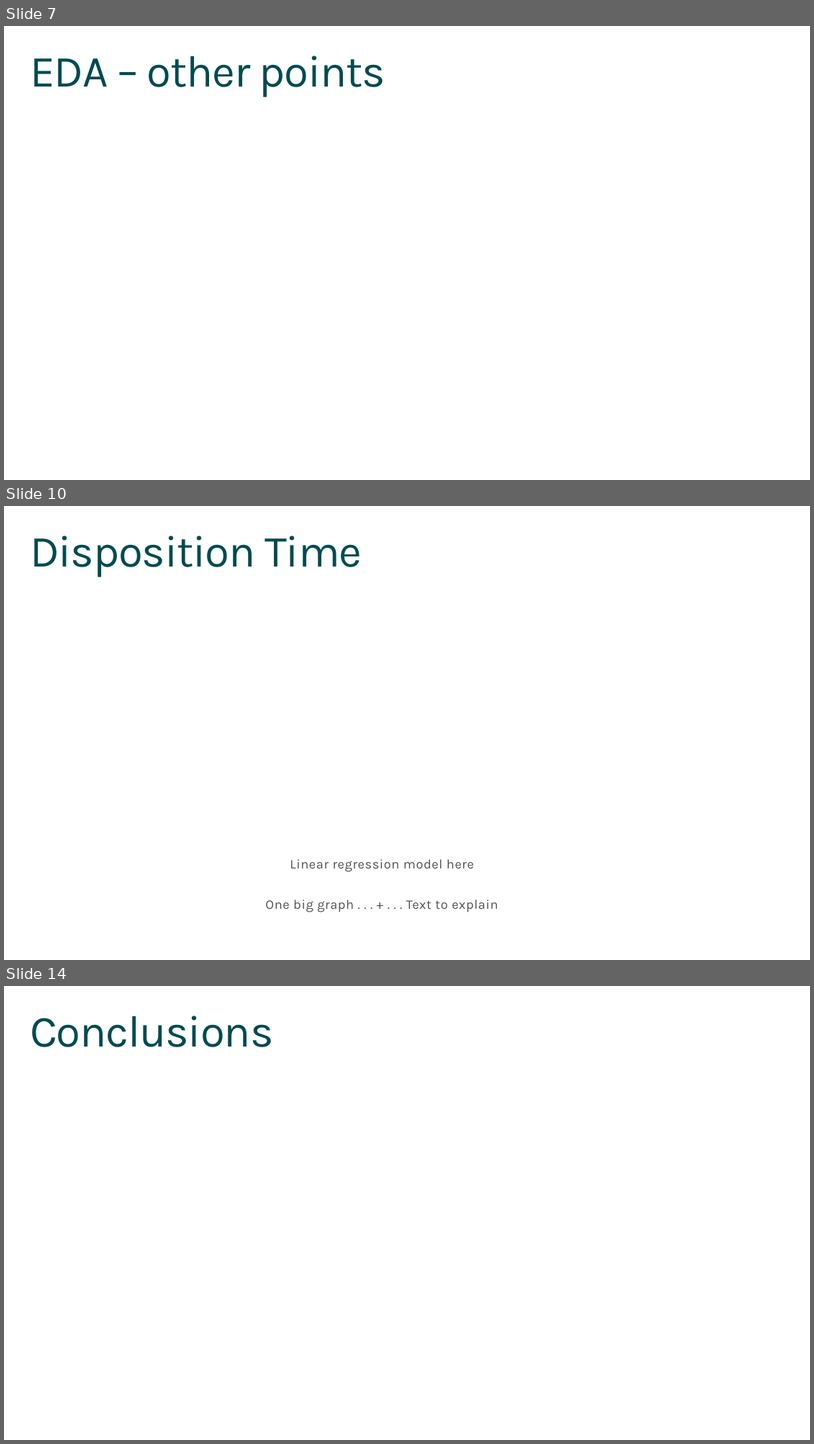
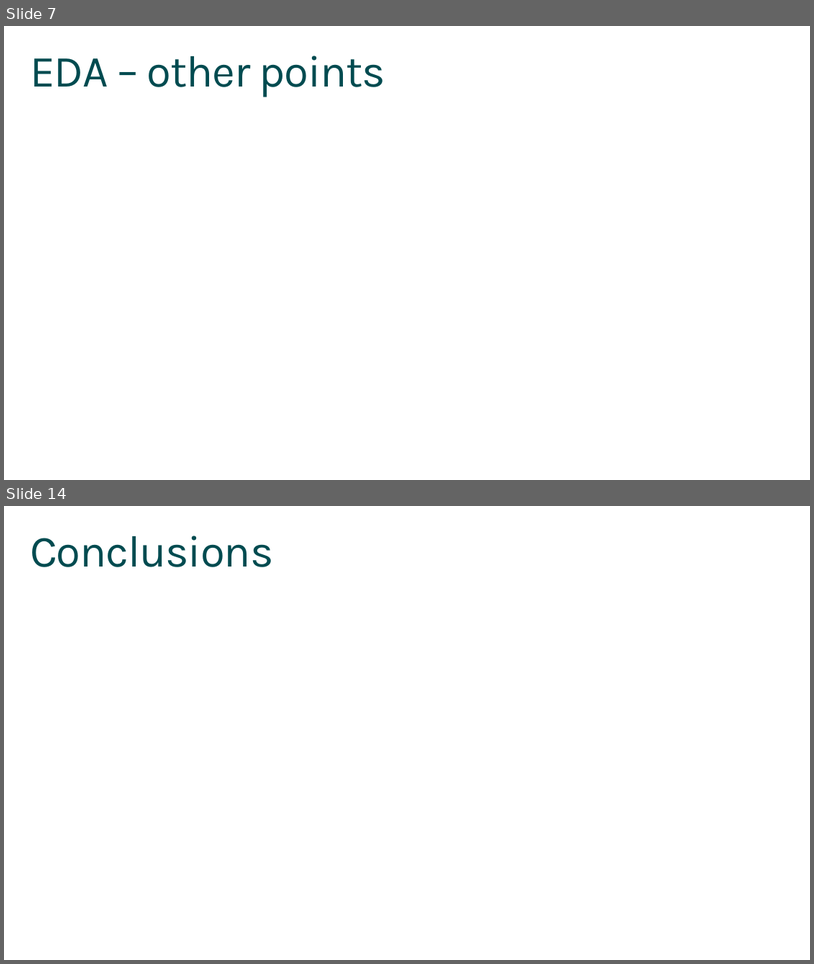
Before and after one commit to sourabh080892/capstone_KCL, a slide deck: code/Final Presentation v1.pptx. Shown one above the other, each under a label of ours: slides 7, 10 and 14 before the commit, slides 7 and 14 after it; the slides between them are not shown. The pictures are 814x1444 and 814x964 pixels, drawn with LibreOffice and Linux fonts; fonts in the diff are those of the drawing. Boxes give left, top, right and bottom in pixels: in the first picture for what was removed or moved away, otherwise in the second. Text is boxed around its words. In the diff, an @@ line names an element or a change of style, - is before the commit and + after.

```diff
--- a/code/Final Presentation v1.pptx
+++ b/code/Final Presentation v1.pptx
@@ slide 10 removed at [4,506,810,960], background #FFFFFF @@
@@ text removed at [30,536,362,577] @@
-Disposition Time
@@ text removed at [290,859,474,872] @@
-Linear regression model here
@@ text removed at [265,899,498,912] @@
-One big graph . . . + . . . Text to explain
```
Also in this commit, not shown: 9 slides changed, 2 slides added, 1 other slide removed.
